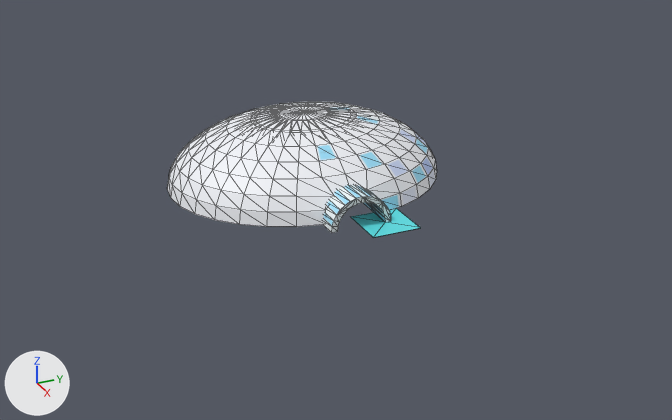
Two versions of the glTF model glbigloo/igloo.gltf, one commit apart.
One viewpoint serves both versions: a camera (50 mm lens) standing at (89.3, -42.0, 45.8) and looking at (-9.8, 2.6, -3.7). Lighting does not change. The marker at lower left points along +X, +Y and +Z. Mesh edges are drawn as thin lines. Where no turn or scale is listed for an object, it has been applied to the vertices.
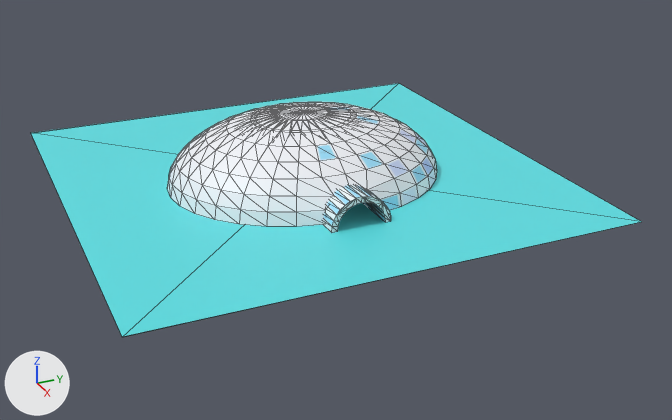
The change, as a diff of the scene's bpy script:
```diff
--- a/glbigloo/igloo.gltf.py
+++ b/glbigloo/igloo.gltf.py
@@ ob_cube @@
 ob_cube = bpy.data.objects.new('Cube', me_cube_001)
-ob_cube.location = (3.0, 3.0, 0.0)
+ob_cube.location = (-15.0, 0.0, 0.0)
 ob_cube.rotation_euler = (3.142, 0.0, 0.0)  # degrees (180, 0, 0)
-ob_cube.scale = (3.0, 3.0, 0.01)
+ob_cube.scale = (30.0, 30.0, 0.01)
```

Boxes [x1, y1, x2, y2] around the edits, measured in the pictures (672 x 420 px):
'Cube', moved, rescaled (773% wider, 723% taller)
    before: [351, 208, 420, 238]
    after: [31, 83, 641, 337]
